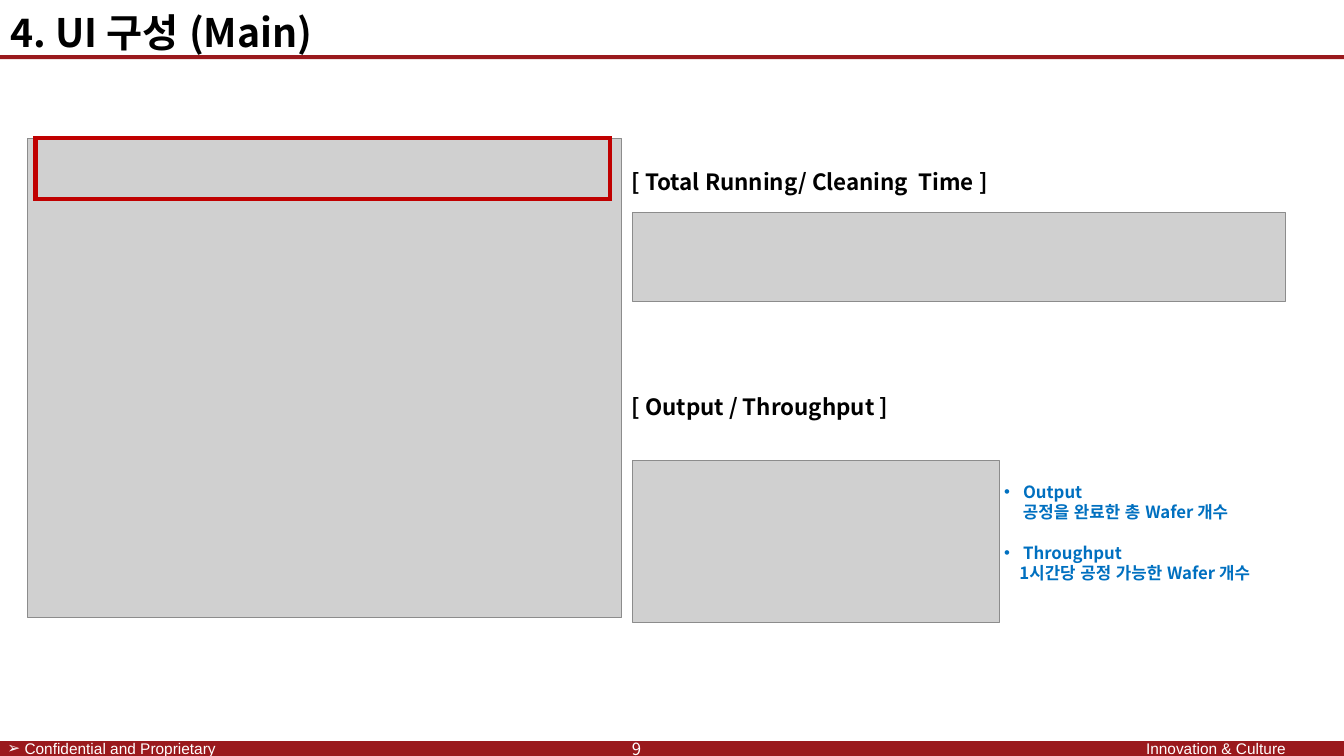
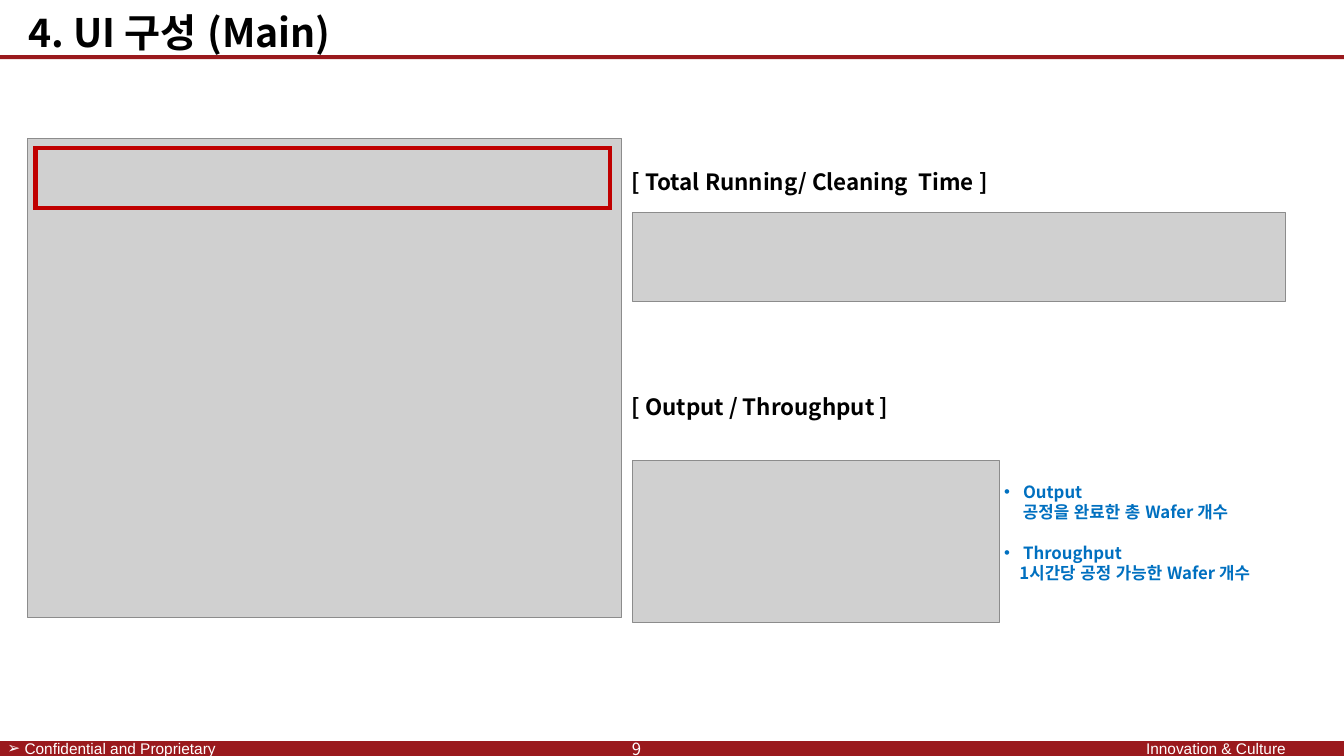
Before and after one commit to SaintSeong/JusungProject, a slide deck: slide 16 of A조 발표/A조 발표.pptx. Drawn at 1344x756 pixels with LibreOffice and Linux fonts; fonts in the diff are those of the drawing; grey boxes stand for pictures; background and template pictures are left out. Boxes give left, top, right and bottom in pixels: in the first picture for what was removed or moved away, otherwise in the second. Text is boxed around its words. In the diff, an @@ line names an element or a change of style, - is before the commit and + after.

```diff
--- a/A조 발표/A조 발표.pptx
+++ b/A조 발표/A조 발표.pptx
@@ text "4. UI 구성 (Main)": place and size @@
-text "4. UI 구성 (Main)" at (10, 14, 312, 58)
+text "4. UI 구성 (Main)" at (29, 14, 330, 58)
@@ rectangle: place and size @@
-rectangle at (35, 138, 610, 199)
+rectangle at (35, 148, 610, 209)
```
Also in this commit, not shown: 19 other slides changed, 1 slide added.
